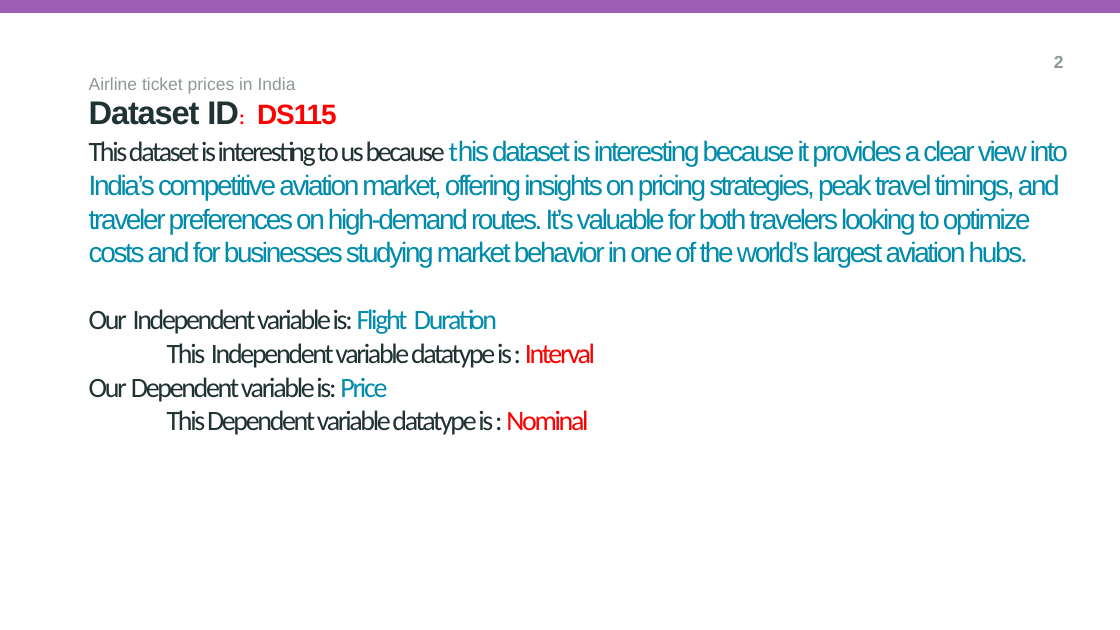
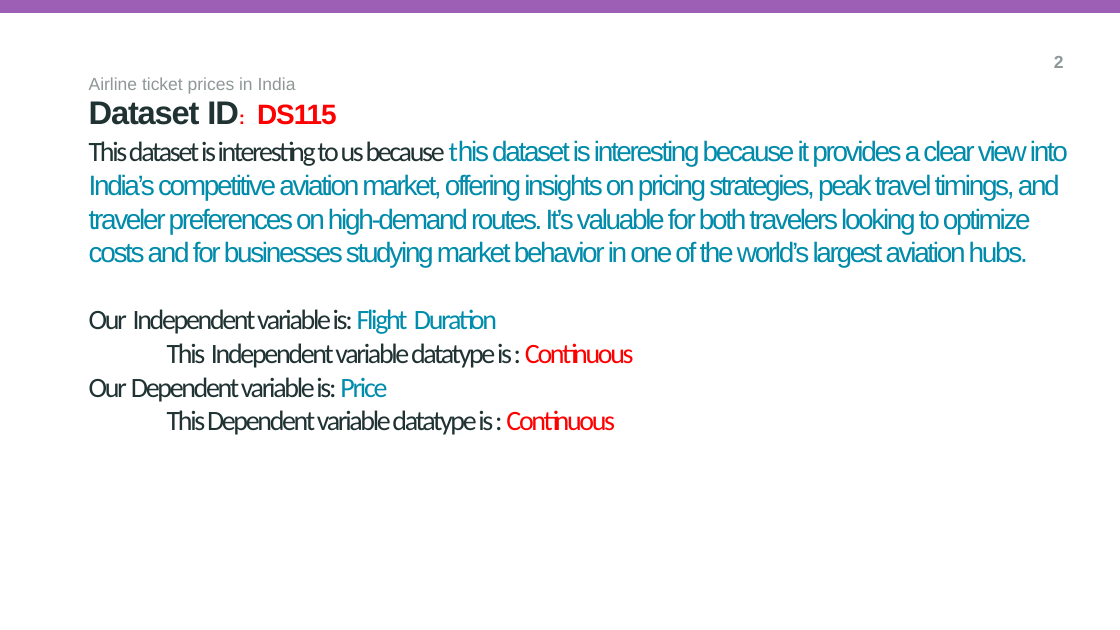
Before and after one commit to ma24afs/Group---A147, a slide deck: slide 2 of Ds115 Team Research.pptx. Drawn at 1120x630 pixels with LibreOffice and Linux fonts; fonts in the diff are those of the drawing; background and template pictures are left out. Boxes give left, top, right and bottom in pixels: in the first picture for what was removed or moved away, otherwise in the second. Text is boxed around its words. In the diff, an @@ line names an element or a change of style, - is before the commit and + after.

```diff
--- a/Ds115 Team Research.pptx
+++ b/Ds115 Team Research.pptx
@@ title at (89,140,1068,435): text changed @@
-This dataset is interesting to us because this dataset is interesting because it provides a clear view into India’s competitive aviation market, offering insights on pricing strategies, peak travel timings, and traveler preferences on high-demand routes. It’s valuable for both travelers looking to optimize costs and for businesses studying market behavior in one of the world’s largest aviation hubs.
-Our Independent variable is: Flight Duration
-This Independent variable datatype is : Interval
-Our Dependent variable is: Price
-This Dependent variable datatype is : Nominal
+This dataset is interesting to us because this dataset is interesting because it provides a clear view into India’s competitive aviation market, offering insights on pricing strategies, peak travel timings, and traveler preferences on high-demand routes. It’s valuable for both travelers looking to optimize costs and for businesses studying market behavior in one of the world’s largest aviation hubs.
+Our Independent variable is: Flight Duration
+This Independent variable datatype is : Continuous
+Our Dependent variable is: Price
+This Dependent variable datatype is : Continuous
```
Also in this commit, not shown: 2 other slides changed.
